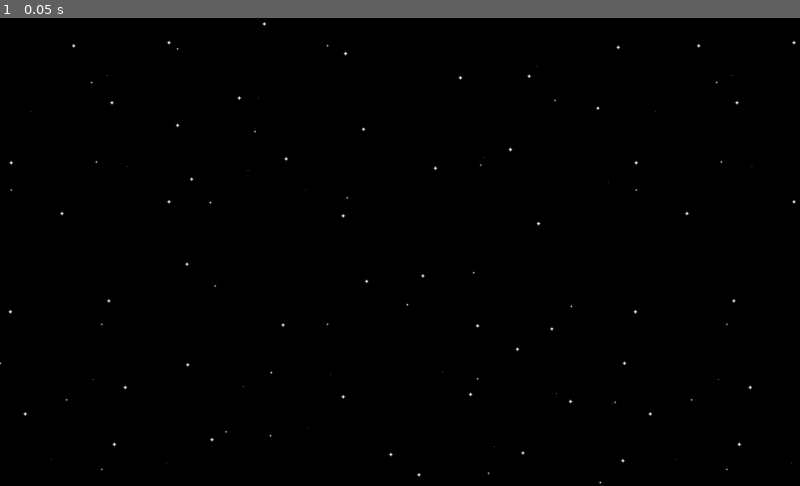
Above: before the commit, frame 1.
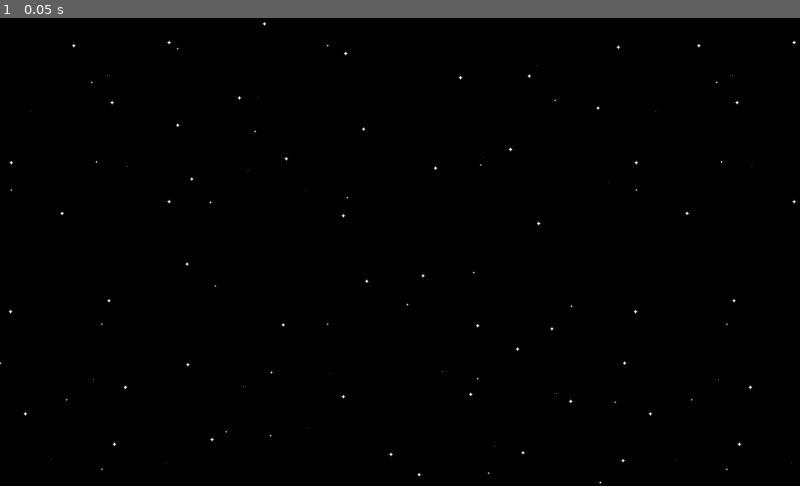
Above: after the commit, the same moment.

Repository: Dibujaron/DistantHorizonClient
Game: Godot game, scene res://Space.tscn
Two runs of this game, one before a commit and one after it. Both use one fixed random seed, a clock stepped at 60 frames per second and the inputs below.
Inputs:
- Up to frame 1 (0.05 s): no input

The runs differ from the first frame. In frame 1, less than 0.1% of the frame differs, in the area x 0-100%, y 0-100%.

Commit message:
Fix scaling

Diff:
--- a/Planet.gd
+++ b/Planet.gd
@@ -27,8 +27,9 @@
 	if new_type != type:
 		type = new_type
 		$AnimatedSprite.play(type)
-	scale.x = planet_info["scale"] * type_scale_map[type]
-	scale.y = planet_info["scale"] * type_scale_map[type]
+	$AnimatedSprite.global_scale.x = planet_info["scale"]
+	$AnimatedSprite.global_scale.y = planet_info["scale"]
+	#scale.y = planet_info["scale"] * type_scale_map[type]
 
 func json_update(planet_info):
 	.json_update(planet_info)
--- a/Planet.tscn
+++ b/Planet.tscn
@@ -15,9 +15,9 @@
 "name": "Continental",
 "speed": 5.0
 }, {
-"frames": [ ExtResource( 4 ) ],
+"frames": [ ExtResource( 6 ) ],
 "loop": true,
-"name": "Moon",
+"name": "Gas",
 "speed": 5.0
 }, {
 "frames": [ ExtResource( 5 ), ExtResource( 2 ), ExtResource( 1 ) ],
@@ -25,9 +25,9 @@
 "name": "Star",
 "speed": 1.0
 }, {
-"frames": [ ExtResource( 6 ) ],
+"frames": [ ExtResource( 4 ) ],
 "loop": true,
-"name": "Gas",
+"name": "Moon",
 "speed": 5.0
 } ]
 
--- a/Ship_PHE_Thumper.tscn
+++ b/Ship_PHE_Thumper.tscn
@@ -25,9 +25,6 @@
 __meta__ = {
 "_edit_group_": true
 }
-rotation_power = 3.0
-mass = 10000000
-initial_velocity = Vector2( 0, 0 )
 
 [node name="Account" parent="." instance=ExtResource( 5 )]
 rotation = 1.5708
--- a/Space.tscn
+++ b/Space.tscn
@@ -6,7 +6,6 @@
 [ext_resource path="res://ParallaxBackground.tscn" type="PackedScene" id=7]
 
 [node name="Space" type="Node2D"]
-position = Vector2( 9.07568, -9.07593 )
 script = ExtResource( 2 )
 __meta__ = {
 "_edit_horizontal_guides_": [ 3926.48 ]
--- a/WebSocketClient.gd
+++ b/WebSocketClient.gd
@@ -5,8 +5,8 @@
 # var a = 2
 # var b = "text"
 
-export var socket_url = "ws://66.70.193.213:25611/ws/"
-#export var debug_url = "ws://localhost:25611/ws/"
+#export var socket_url = "ws://66.70.193.213:25611/ws/"
+export var socket_url = "ws://localhost:25611/ws/"
 export (NodePath) var space_path
 onready var space = get_node(space_path)
 # Called when the node enters the scene tree for the first time.
--- a/project.godot
+++ b/project.godot
@@ -123,6 +123,6 @@
 
 [rendering]
 
-quality/driver/driver_name="GLES2"
+quality/driver/fallback_to_gles2=true
 vram_compression/import_etc=true
 vram_compression/import_etc2=false
Not shown, removed: Distant-Horizon.pck
